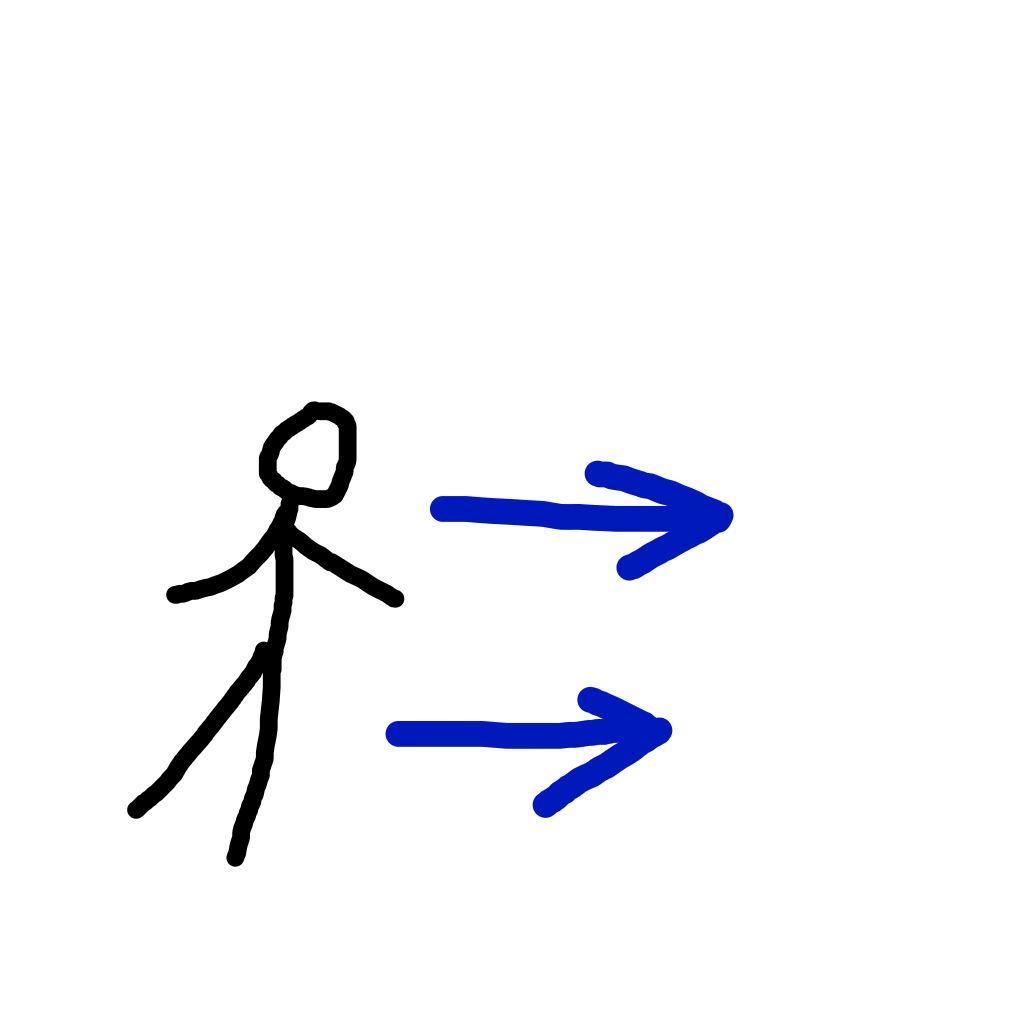
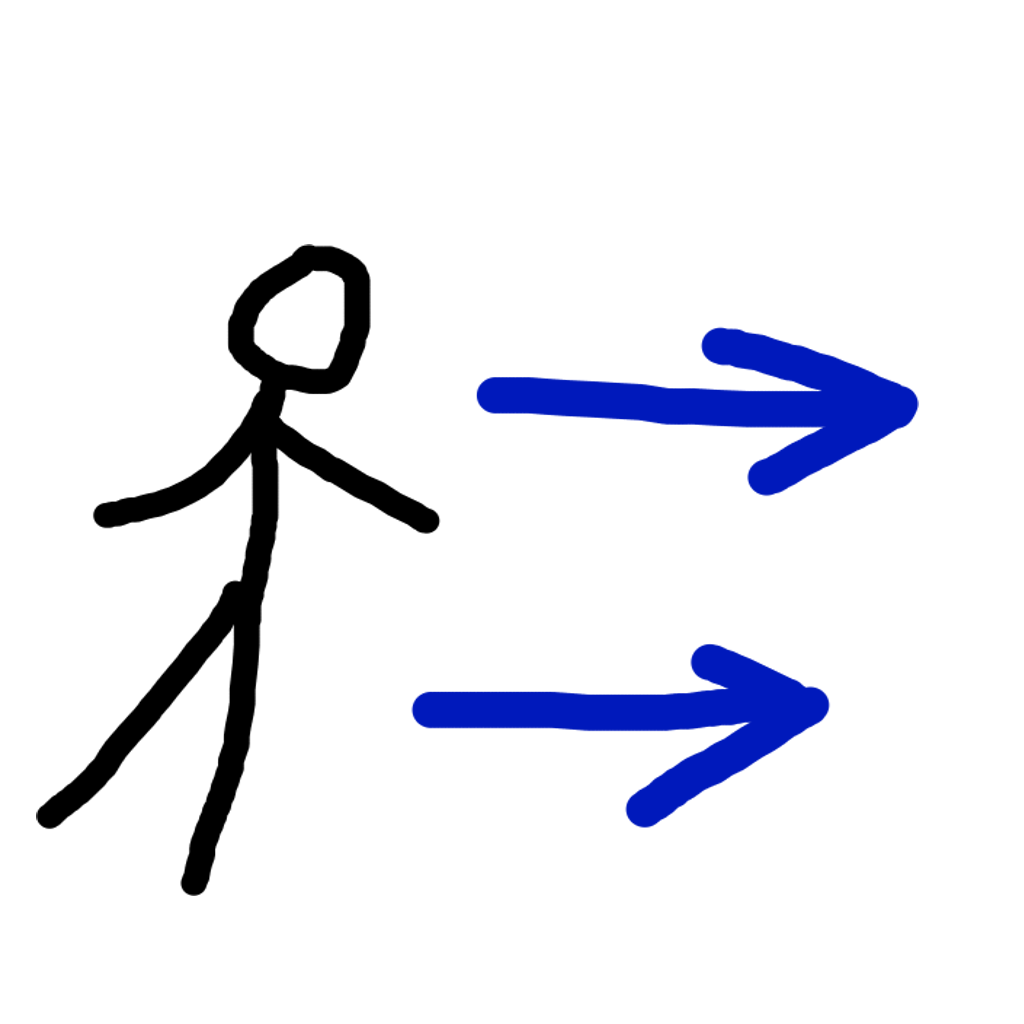
Before/after of a 1024x1024 layered artwork. What changed in the layer stack:
painted on "Paint Layer 1" over [36, 244, 919, 896]
